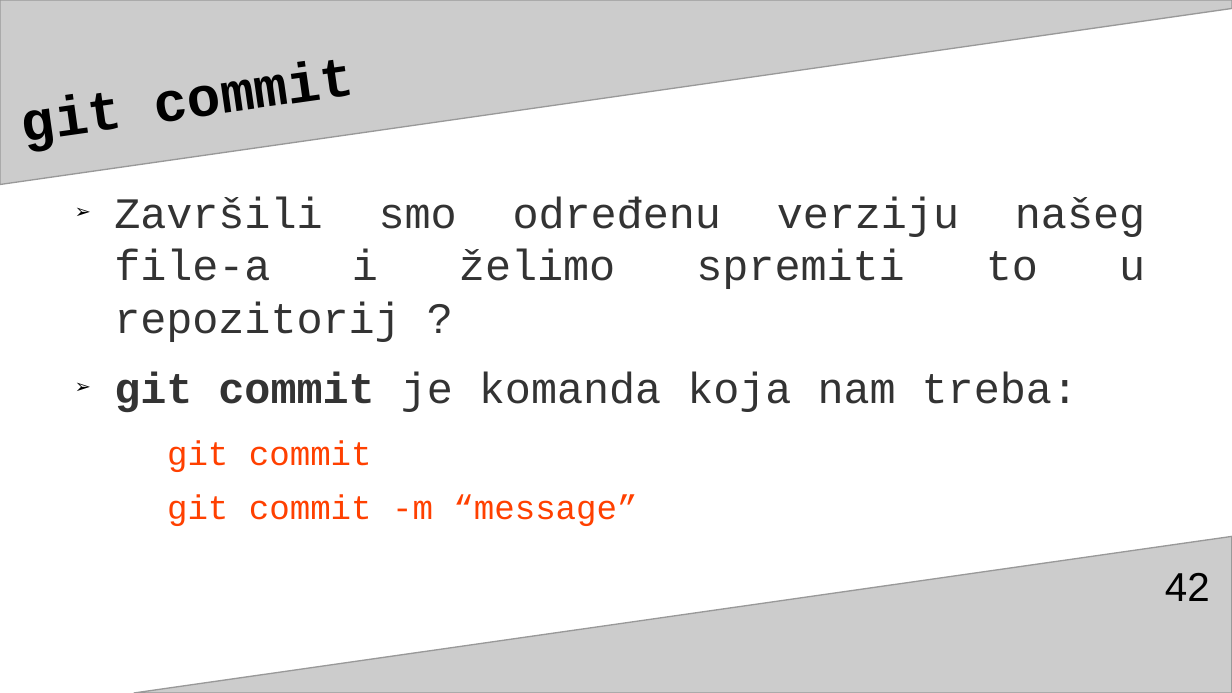
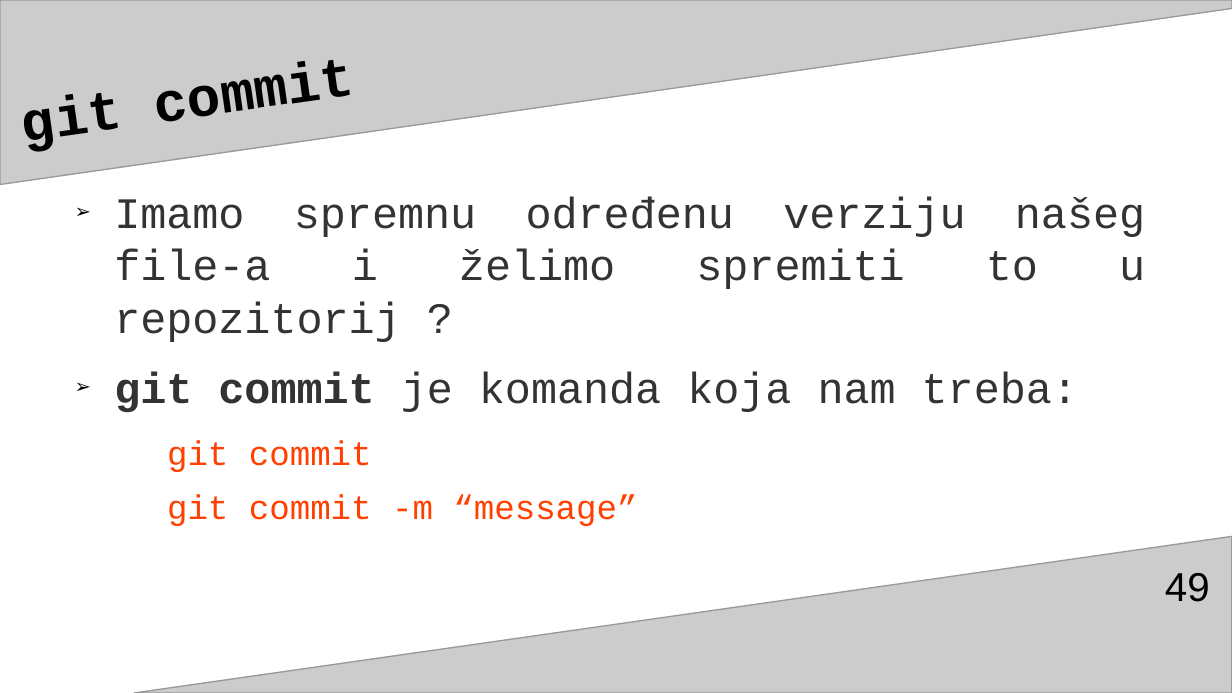
Before and after one commit to adnannukic/prezentacija-za-TSI, a slide deck: slide 49 of gitGitHubAdnanNukićPrez3.odp (slide 42 before the commit). Drawn at 1232x693 pixels with LibreOffice and Linux fonts; fonts in the diff are those of the drawing. Boxes give left, top, right and bottom in pixels: in the first picture for what was removed or moved away, otherwise in the second. Text is boxed around its words. In the diff, an @@ line names an element or a change of style, - is before the commit and + after.

```diff
--- a/gitGitHubAdnanNukićPrez3.odp
+++ b/gitGitHubAdnanNukićPrez3.odp
@@ text at <box>114,196,1145,342</box>: text changed @@
-➢ Završili smo određenu verziju našeg file-a i želimo spremiti to u repozitorij ?
+➢ Imamo spremnu određenu verziju našeg file-a i želimo spremiti to u repozitorij ?
@@ page number at <box>1165,573,1210,602</box>: text changed @@
-42
+49
```
Also in this commit, not shown: 11 other slides changed, 4 slides added, 3 slides removed.
